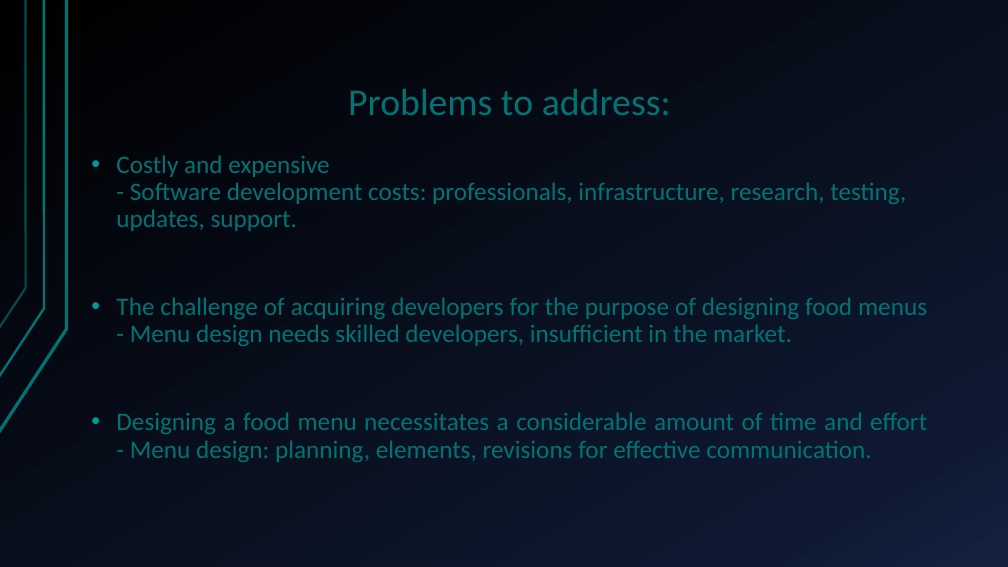
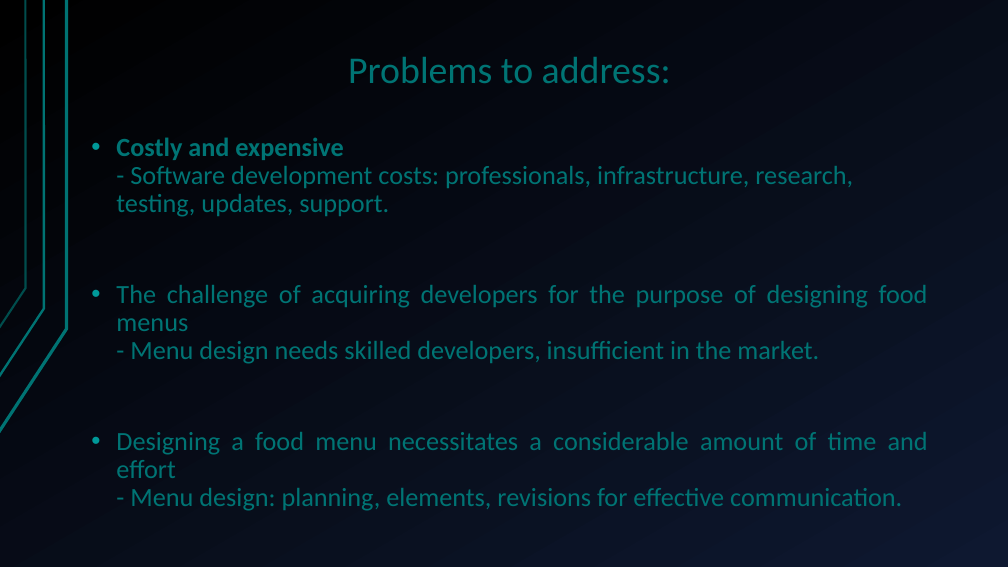
Before and after one commit to alexxGmZ/MenuMaApp, a slide deck: slide 3 of DOCS/FreEzMenu2.pptx. Drawn at 1008x567 pixels with LibreOffice and Linux fonts; fonts in the diff are those of the drawing. Boxes give left, top, right and bottom in pixels: in the first picture for what was removed or moved away, otherwise in the second. Text is boxed around its words. In the diff, an @@ line names an element or a change of style, - is before the commit and + after.

```diff
--- a/DOCS/FreEzMenu2.pptx
+++ b/DOCS/FreEzMenu2.pptx
@@ background gradient #000000 to #0F1931 to #142242 to gradient #000000 to #0E1830 @@
@@ title "Problems to address:": place and size @@
-title "Problems to address:" at (348, 89, 671, 115)
+title "Problems to address:" at (348, 57, 671, 83)
@@ text "Costly and expensive - Software ...": place and size @@
-text "Costly and expensive - Software ..." at (116, 155, 927, 462)
+text "Costly and expensive - Software ..." at (116, 137, 928, 511)
@@ text "Costly and expensive - Software ..." at (116, 137, 928, 511): size 24 to 25 pt; bold on in "Costly and expensive" @@
```
Also in this commit, not shown: 3 other slides changed, 3 slides added, 1 slide removed, 1 other file.
